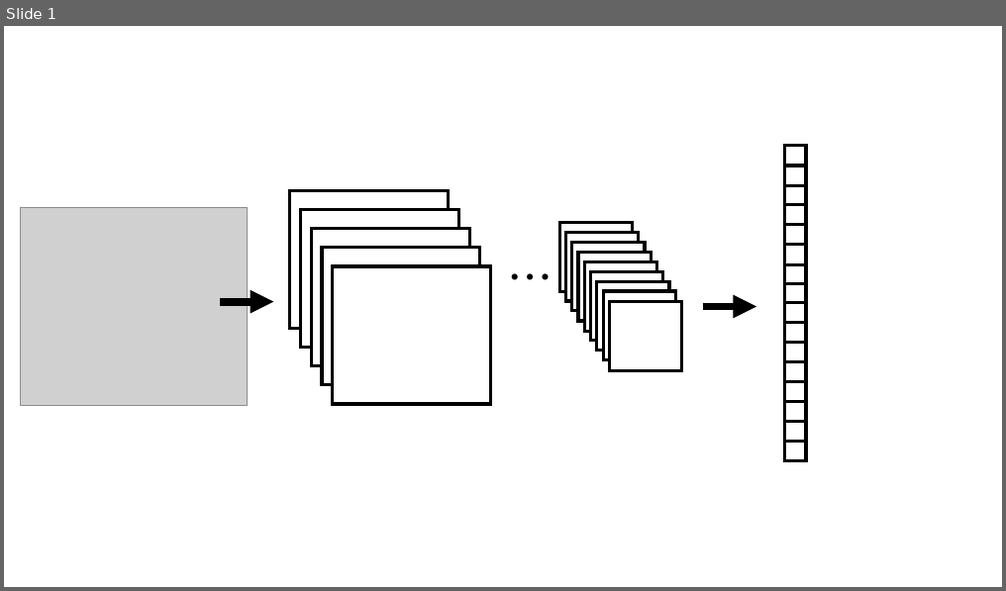
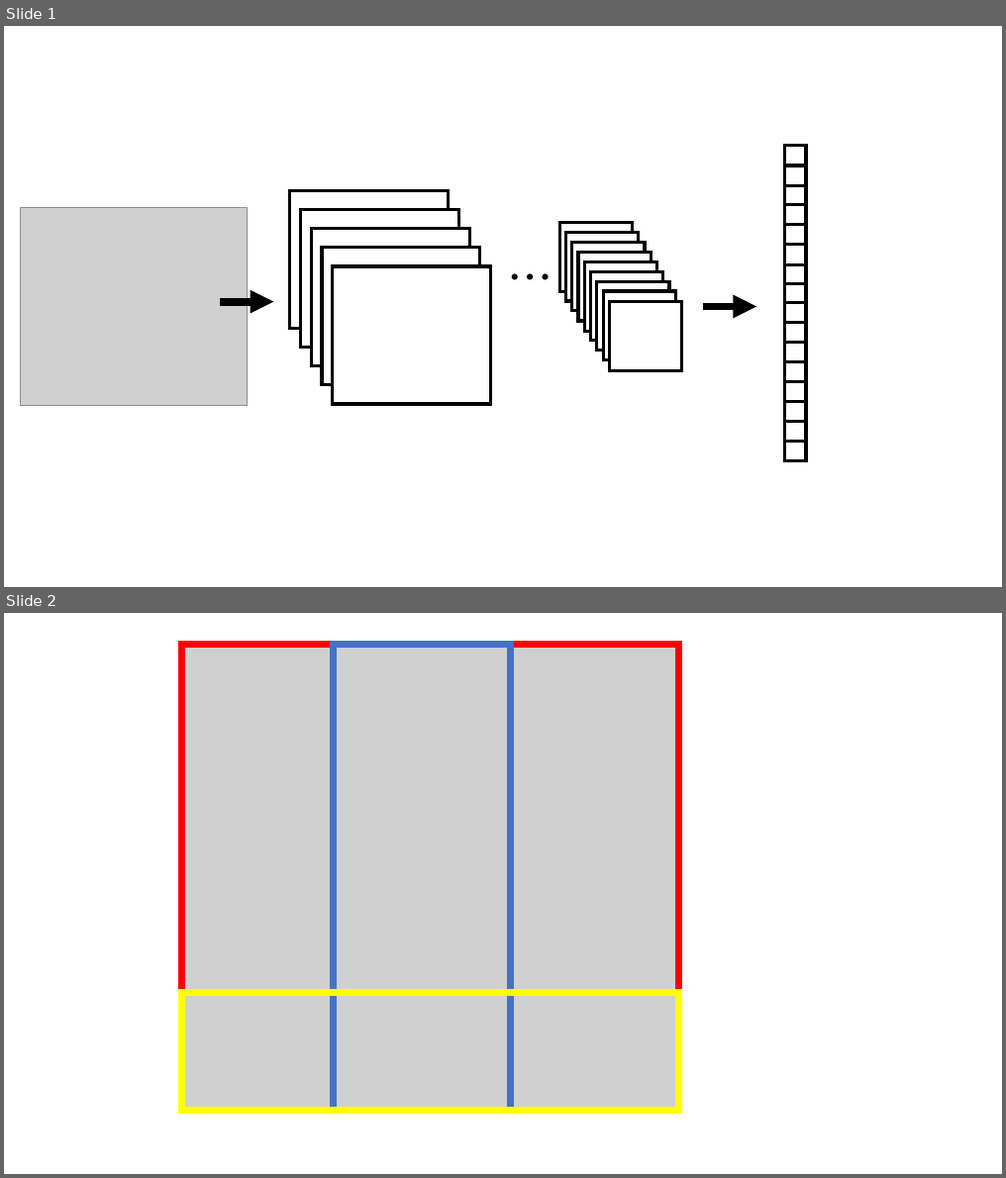
Before and after one commit to darkgs/RL_Proposal, a slide deck: Report/FIG/figures.pptx. Shown one above the other, each under a label of ours: slide 1 before the commit, slides 1 and 2 after it. The pictures are 1006x591 and 1006x1178 pixels, drawn with LibreOffice and Linux fonts; fonts in the diff are those of the drawing; grey boxes stand for pictures. Boxes give left, top, right and bottom in pixels: in the first picture for what was removed or moved away, otherwise in the second. Text is boxed around its words. In the diff, an @@ line names an element or a change of style, - is before the commit and + after.

```diff
--- a/Report/FIG/figures.pptx
+++ b/Report/FIG/figures.pptx
@@ slide 2 added at <box>4,613,1002,1174</box>, background #FFFFFF @@
@@ picture added at <box>181,645,678,1111</box> @@
@@ rectangle added at <box>181,645,678,1111</box>, outline #FF0000 6.75 pt @@
@@ rectangle added at <box>334,645,511,1111</box>, outline #4472C4 6.75 pt @@
@@ rectangle added at <box>181,993,678,1111</box>, outline #FFFF00 6.75 pt @@
```
Also in this commit, not shown: 1 other file.
